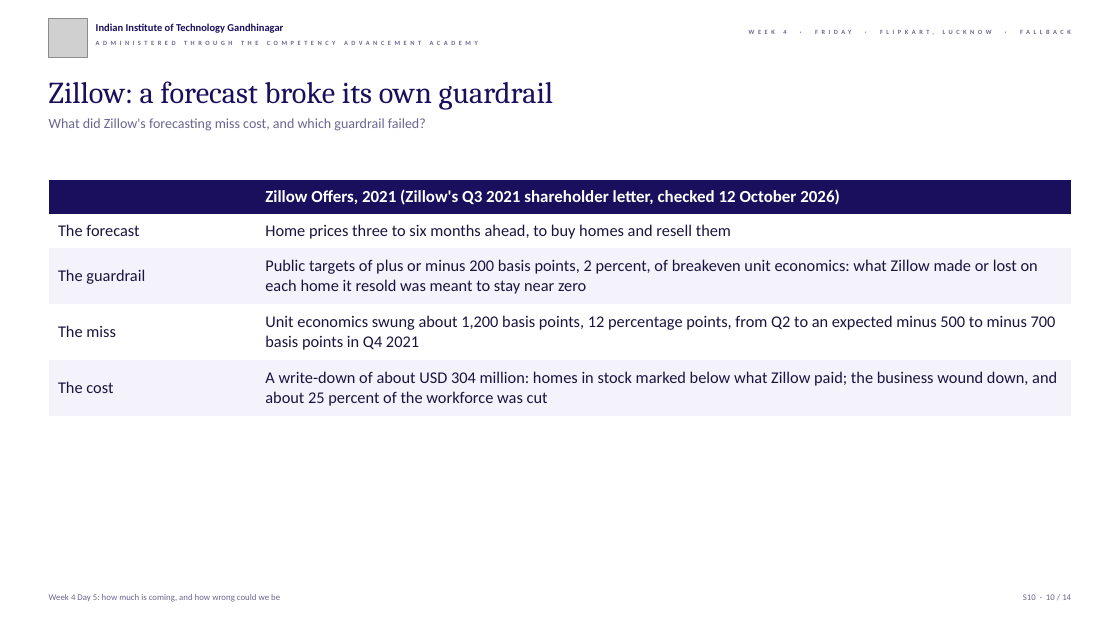
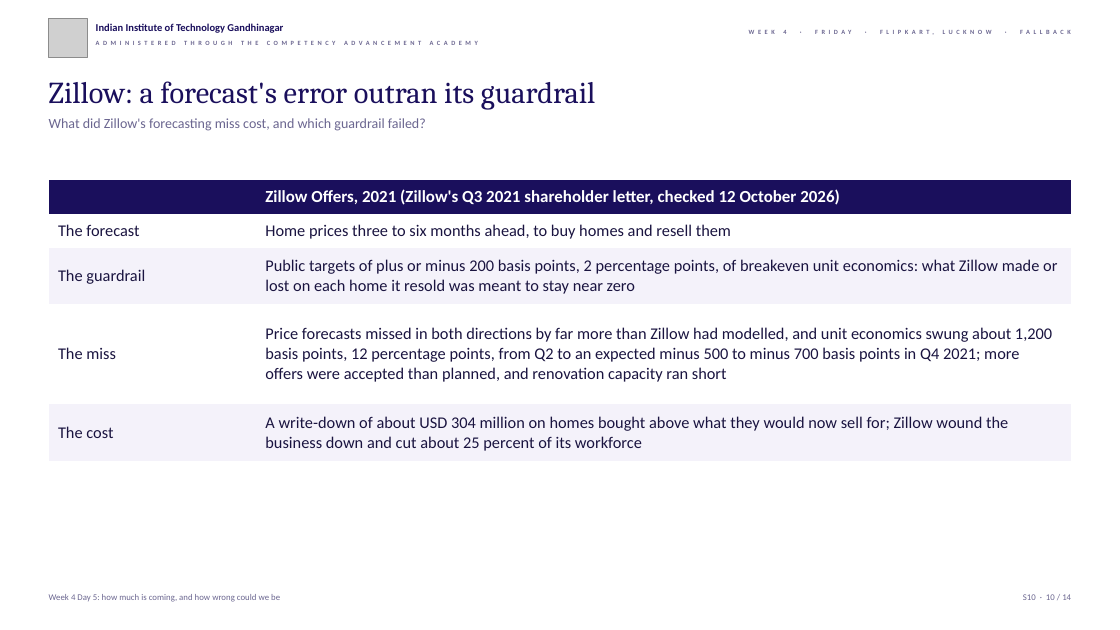
Before and after one commit to fde-academy-lab/c2-content-factory, a slide deck: slide 10 of content/W04/D5/slides/C2_W04_D05_fallback_STUDENT.pptx. Drawn at 1120x630 pixels with LibreOffice and Linux fonts; fonts in the diff are those of the drawing; grey boxes stand for pictures; background and template pictures are left out. Boxes give left, top, right and bottom in pixels: in the first picture for what was removed or moved away, otherwise in the second. Text is boxed around its words. In the diff, an @@ line names an element or a change of style, - is before the commit and + after.

```diff
--- a/content/W04/D5/slides/C2_W04_D05_fallback_STUDENT.pptx
+++ b/content/W04/D5/slides/C2_W04_D05_fallback_STUDENT.pptx
@@ text at bbox=[49, 81, 595, 109]: text changed @@
-Zillow: a forecast broke its own guardrail
+Zillow: a forecast's error outran its guardrail
@@ table at bbox=[49, 180, 1071, 460] @@
-row 3, column 2: Public targets of plus or minus 200 basis points, 2 percent, of breakeven unit economics: what Zillow made or lost on each home it resold was meant to stay near zero
+row 3, column 2: Public targets of plus or minus 200 basis points, 2 percentage points, of breakeven unit economics: what Zillow made or lost on each home it resold was meant to stay near zero
-row 4, column 2: Unit economics swung about 1,200 basis points, 12 percentage points, from Q2 to an expected minus 500 to minus 700 basis points in Q4 2021
+row 4, column 2: Price forecasts missed in both directions by far more than Zillow had modelled, and unit economics swung about 1,200 basis points, 12 percentage points, from Q2 to an expected minus 500 to minus 700 basis points in Q4 2021; more offers were accepted than planned, and renovation capacity ran short
-row 5, column 2: A write-down of about USD 304 million: homes in stock marked below what Zillow paid; the business wound down, and about 25 percent of the workforce was cut
+row 5, column 2: A write-down of about USD 304 million on homes bought above what they would now sell for; Zillow wound the business down and cut about 25 percent of its workforce
```
Also in this commit, not shown: 5 other slides changed, 8 other files.
